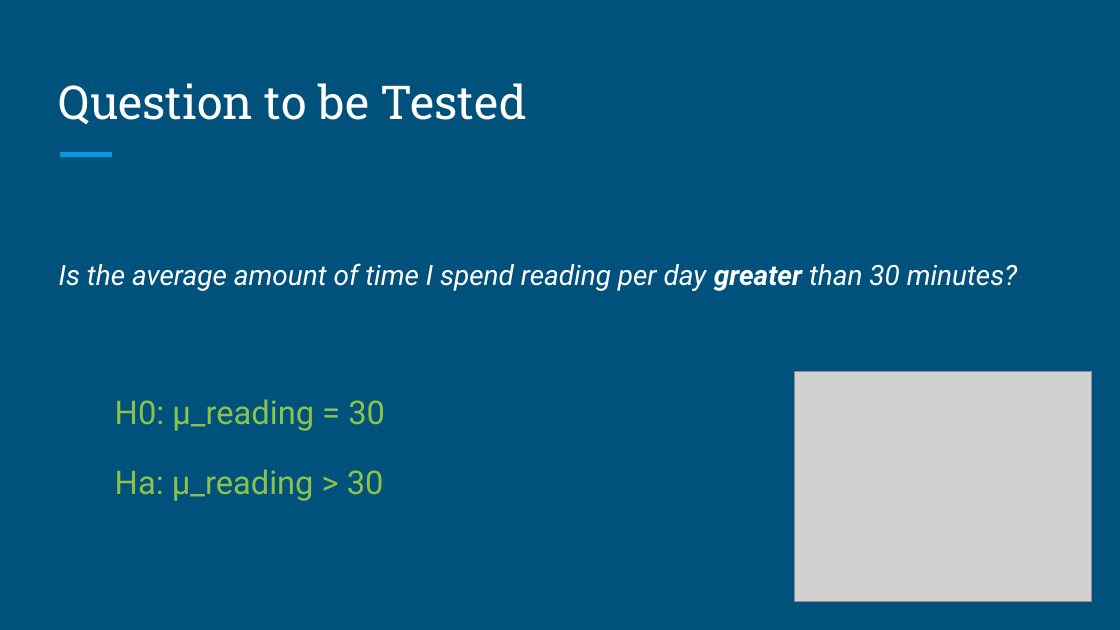
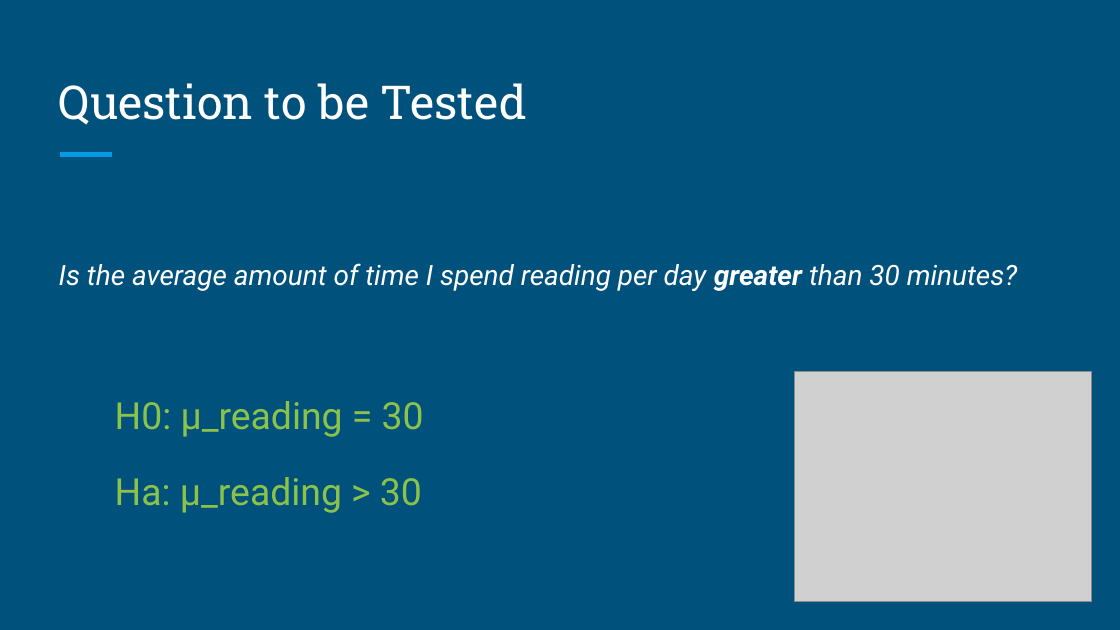
Before and after one commit to DoctorFarmer/DataScienceDegree, a slide deck: slide 4 of Data211 Project.pptx. Drawn at 1120x630 pixels with LibreOffice and Linux fonts; fonts in the diff are those of the drawing; grey boxes stand for pictures. Boxes give left, top, right and bottom in pixels: in the first picture for what was removed or moved away, otherwise in the second. Text is boxed around its words. In the diff, an @@ line names an element or a change of style, - is before the commit and + after.

```diff
--- a/Data211 Project.pptx
+++ b/Data211 Project.pptx
@@ text at (x1=115, y1=401, x2=424, y2=513): size 21 to 24 pt in "H0: μ_reading = 30", "Ha: μ_reading > 30" @@
```
Also in this commit, not shown: 4 other slides changed, 1 slide added.
